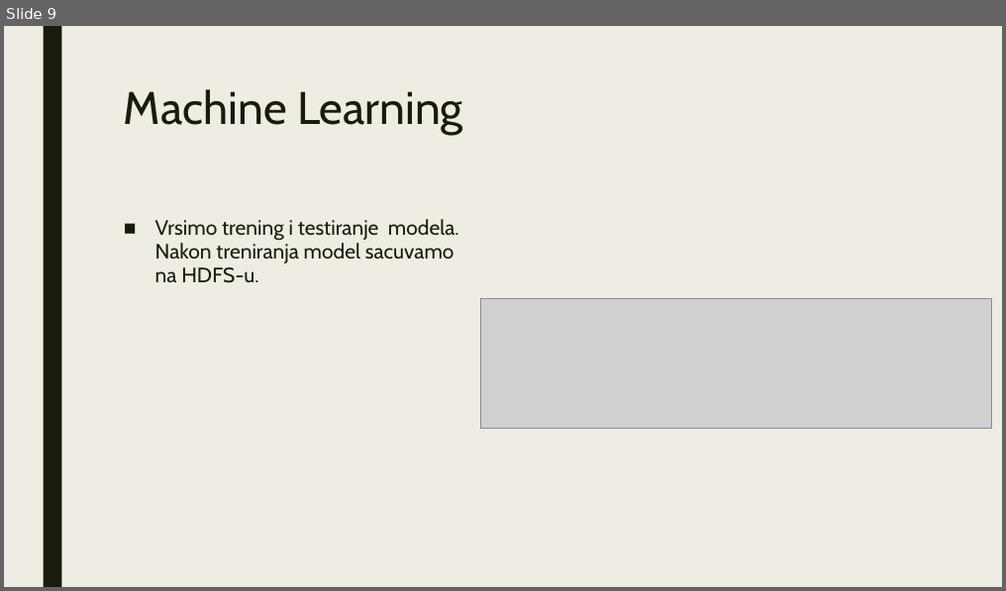
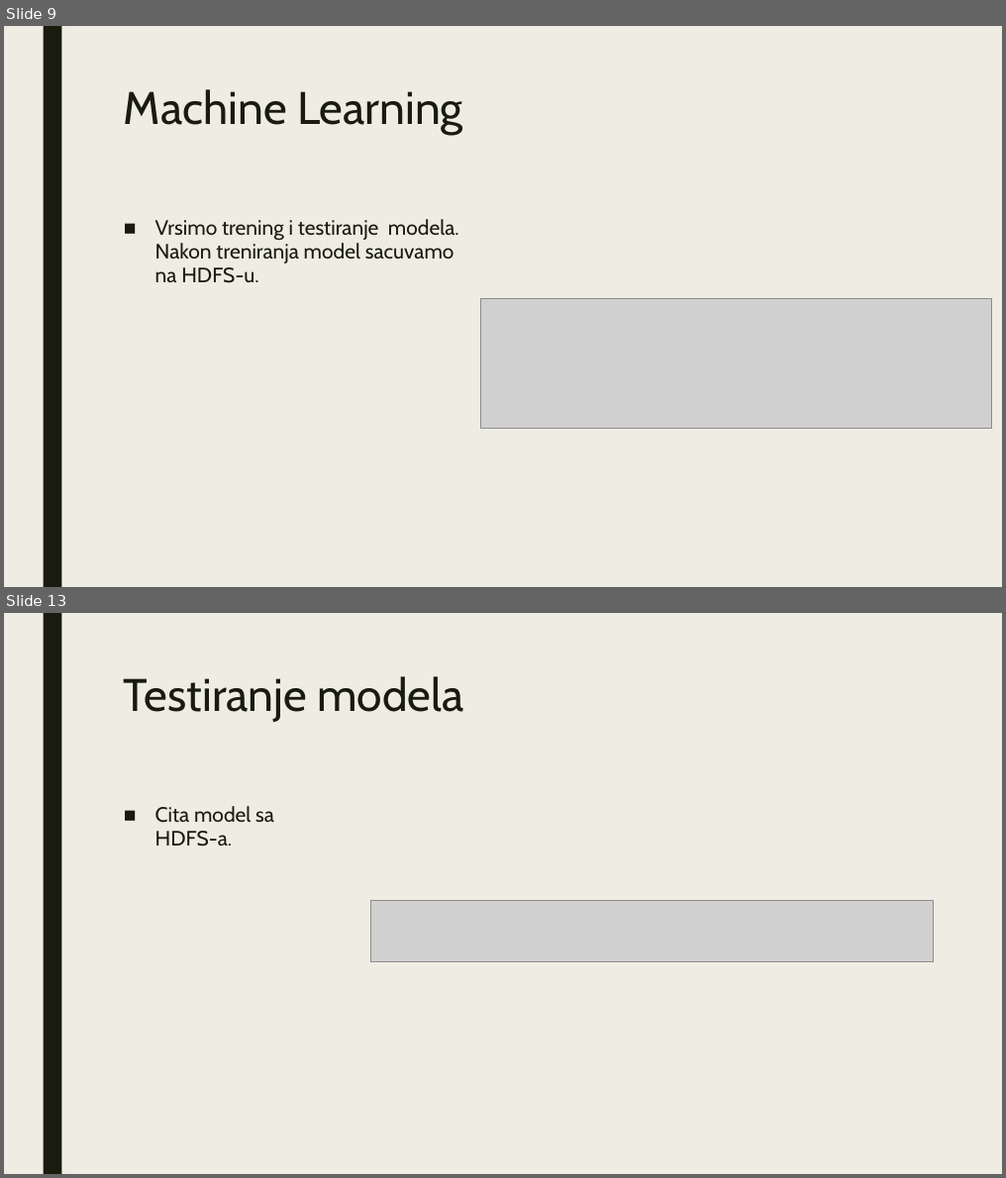
Before and after one commit to AlekCen94/BigData-Project-3, a slide deck: Big Data.pptx. Shown one above the other, each under a label of ours: slide 9 before the commit, slides 9 and 13 after it; the slides between them are not shown. The pictures are 1006x591 and 1006x1178 pixels, drawn with LibreOffice and Linux fonts; fonts in the diff are those of the drawing; grey boxes stand for pictures. Boxes give left, top, right and bottom in pixels: in the first picture for what was removed or moved away, otherwise in the second. Text is boxed around its words. In the diff, an @@ line names an element or a change of style, - is before the commit and + after.

```diff
--- a/Big Data.pptx
+++ b/Big Data.pptx
@@ slide 13 added at [4,613,1002,1174], background #EFEDE3; not listed: 1 template element that a slide beside it also shows @@
@@ title added at [124,676,463,722], 44 pt, text #191B0E @@
+Testiranje modela
@@ text added at [155,806,274,847], 20 pt, text #191B0E @@
+■ Cita model sa HDFS-a.
@@ picture added at [371,900,933,961] @@
```
Also in this commit, not shown: 4 slides changed, 4 other slides added.
